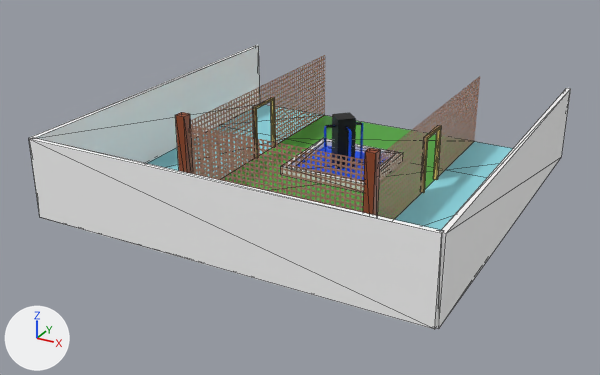
A saved change to the glTF model models/courtyard.glb.
One viewpoint serves both versions: a 50 mm lens placed at (18.3, -35.7, 17.4), pointed at (-0.6, -1.3, 0.2). Every picture has the same lights, and +X, +Y and +Z are marked at lower left. Mesh edges are drawn as thin lines on the coarser meshes. Where no turn or scale is listed for an object, it has been applied to the vertices.

In view in the first picture: 'East divider', 'East wall', 'Fountain base', 'Foutain outside', 'Ground', 'South divider', 'South wall', 'Southeast pillar', 'Southwest pillar', 'Water pool', 'West divider', 'West wall'.
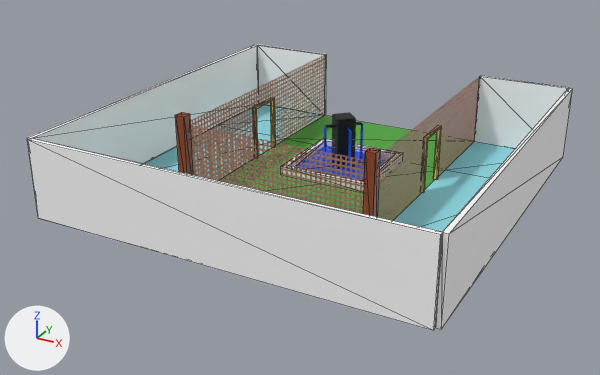
Where the change shows, as pixel boxes (x1, y1, x2, y2) in the pictures (600 x 375 px):
'South wall', moved: before (29, 138, 444, 329); after (27, 138, 443, 331)
'West wall', moved: before (29, 45, 260, 163); after (27, 45, 259, 164)
'East wall', moved: before (436, 88, 571, 329); after (436, 88, 573, 329)
'North-east wall', added: after (474, 75, 569, 149)
'North-west wall', added: after (258, 45, 327, 115)

The change in detail:
Mesh me_cube_014 is new.
It is a box spanning x -2.5..2.5, y -0.1..0.1, z -2.0..2.0.
It uses material mat_wall (white #ffffff).
Object 'East wall' (ob_east_wall) moves from (10.0, 0.0, 0.5) to (10.1, 0.0, 0.5).
Object 'West wall' (ob_west_wall) moves from (-10.0, 0.0, 0.5) to (-10.1, 0.0, 0.5).
Object 'South wall' (ob_south_wall) moves from (0.0, -10.0, 0.5) to (0.0, -10.1, 0.5).
Object 'North-west wall' (ob_north_west_wall) is new; it shows me_cube_014.
Its location is (-7.5, 10.1, 2.0).
Object 'North-east wall' (ob_north_east_wall) is new; it shows a copy of me_cube_014.
Its location is (7.5, 10.1, 2.0).
